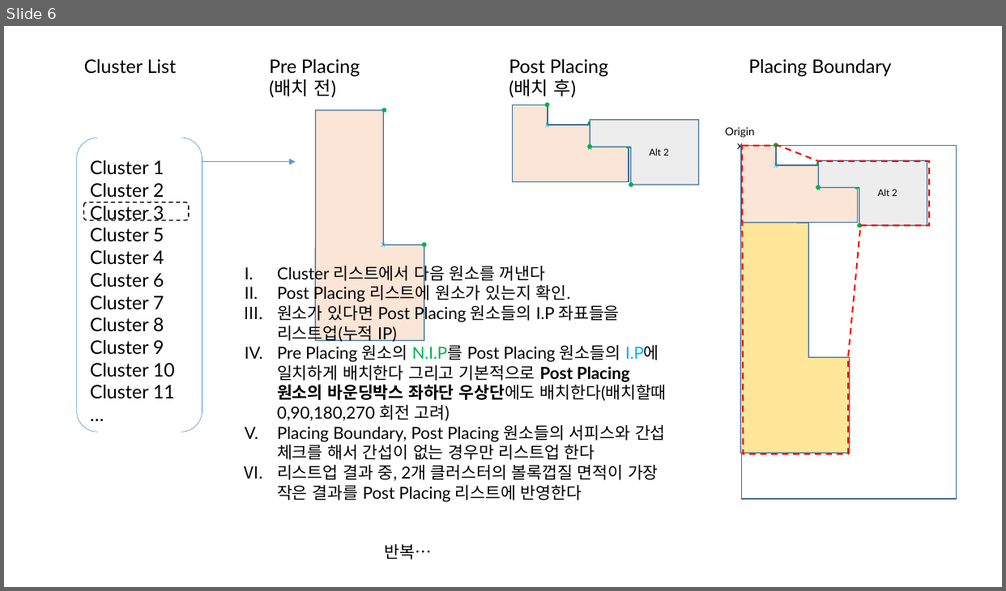
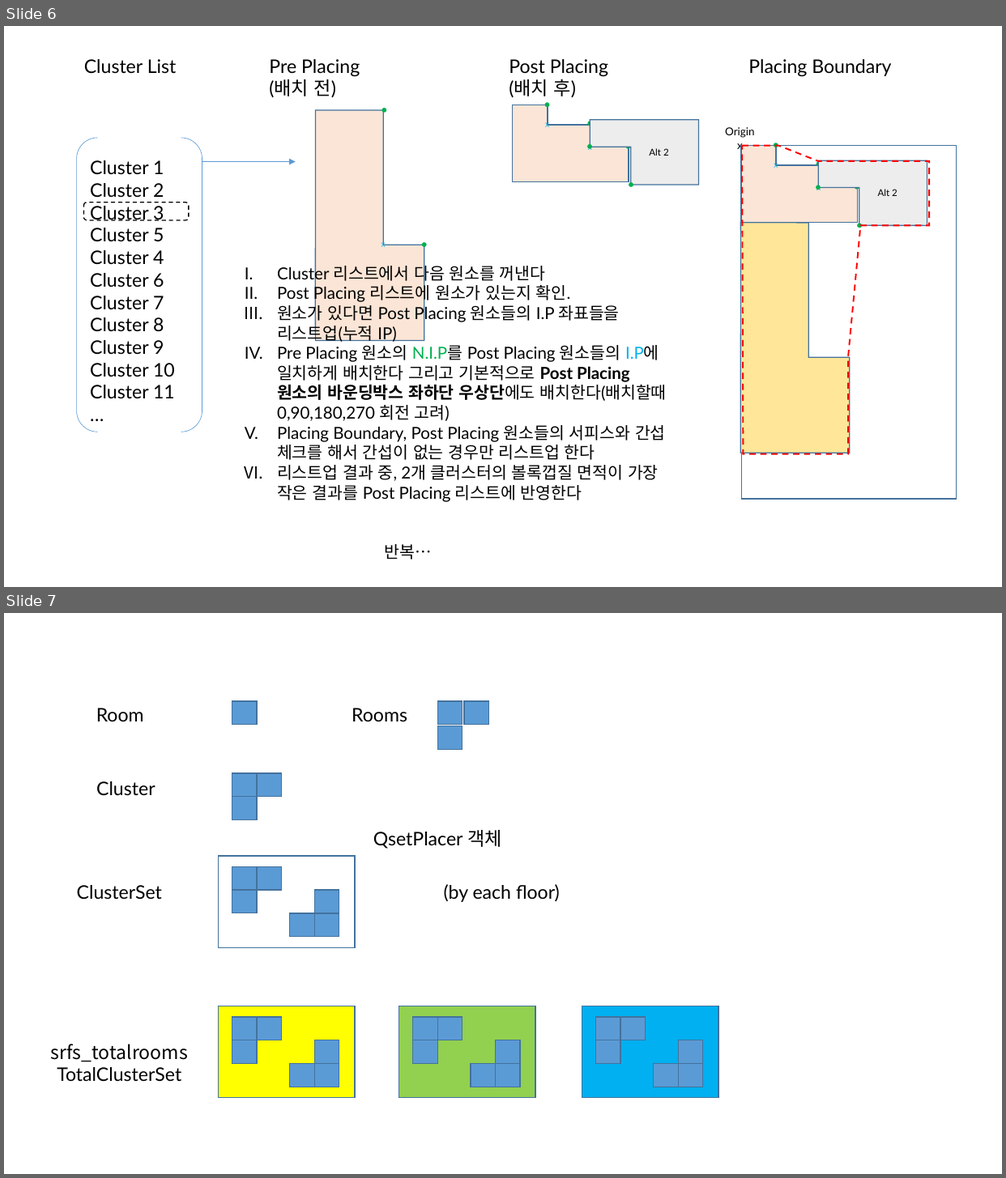
Before and after one commit to hnanmal/mQ, a slide deck: hecBidding/20210903_ClusterPlacing Algorithm.pptx. Shown one above the other, each under a label of ours: slide 6 before the commit, slides 6 and 7 after it. The pictures are 1006x591 and 1006x1178 pixels, drawn with LibreOffice and Linux fonts; fonts in the diff are those of the drawing. Boxes give left, top, right and bottom in pixels: in the first picture for what was removed or moved away, otherwise in the second. Text is boxed around its words. In the diff, an @@ line names an element or a change of style, - is before the commit and + after.

```diff
--- a/hecBidding/20210903_ClusterPlacing Algorithm.pptx
+++ b/hecBidding/20210903_ClusterPlacing Algorithm.pptx
@@ slide 7 added at (x1=4, y1=613, x2=1002, y2=1174), background #FFFFFF @@
@@ text added at (x1=96, y1=708, x2=144, y2=722), 18 pt, text #000000 @@
+Room
@@ rectangle added at (x1=232, y1=701, x2=257, y2=725), fill #5B9BD5, outline #43739E 1 pt @@
@@ text added at (x1=351, y1=708, x2=407, y2=722), 18 pt, text #000000 @@
+Rooms
@@ rectangle added at (x1=437, y1=701, x2=462, y2=725), fill #5B9BD5, outline #43739E 1 pt @@
@@ rectangle added at (x1=464, y1=701, x2=489, y2=725), fill #5B9BD5, outline #43739E 1 pt @@
@@ rectangle added at (x1=437, y1=726, x2=462, y2=749), fill #5B9BD5, outline #43739E 1 pt @@
@@ text added at (x1=96, y1=781, x2=155, y2=796), 18 pt, text #000000 @@
+Cluster
@@ rectangle added at (x1=232, y1=773, x2=257, y2=796), fill #5B9BD5, outline #43739E 1 pt @@
@@ rectangle added at (x1=257, y1=773, x2=282, y2=796), fill #5B9BD5, outline #43739E 1 pt @@
@@ rectangle added at (x1=232, y1=796, x2=257, y2=820), fill #5B9BD5, outline #43739E 1 pt @@
@@ text added at (x1=373, y1=830, x2=502, y2=849), 18 pt, text #000000 @@
+QsetPlacer 객체
@@ text added at (x1=77, y1=885, x2=162, y2=900), 18 pt, text #000000 @@
+ClusterSet
@@ group added at (x1=218, y1=856, x2=355, y2=948): 7 rectangles @@
@@ text added at (x1=444, y1=884, x2=560, y2=902), 18 pt, text #000000 @@
+(by each floor)
@@ text added at (x1=51, y1=1044, x2=188, y2=1082), 18 pt, text #000000 @@
+srfs_totalrooms
+TotalClusterSet
@@ group added at (x1=218, y1=1006, x2=355, y2=1098): 7 rectangles @@
@@ group added at (x1=399, y1=1006, x2=535, y2=1098): 7 rectangles @@
@@ group added at (x1=582, y1=1006, x2=718, y2=1098): 7 rectangles @@
```
Also in this commit, not shown: 1 other file.
